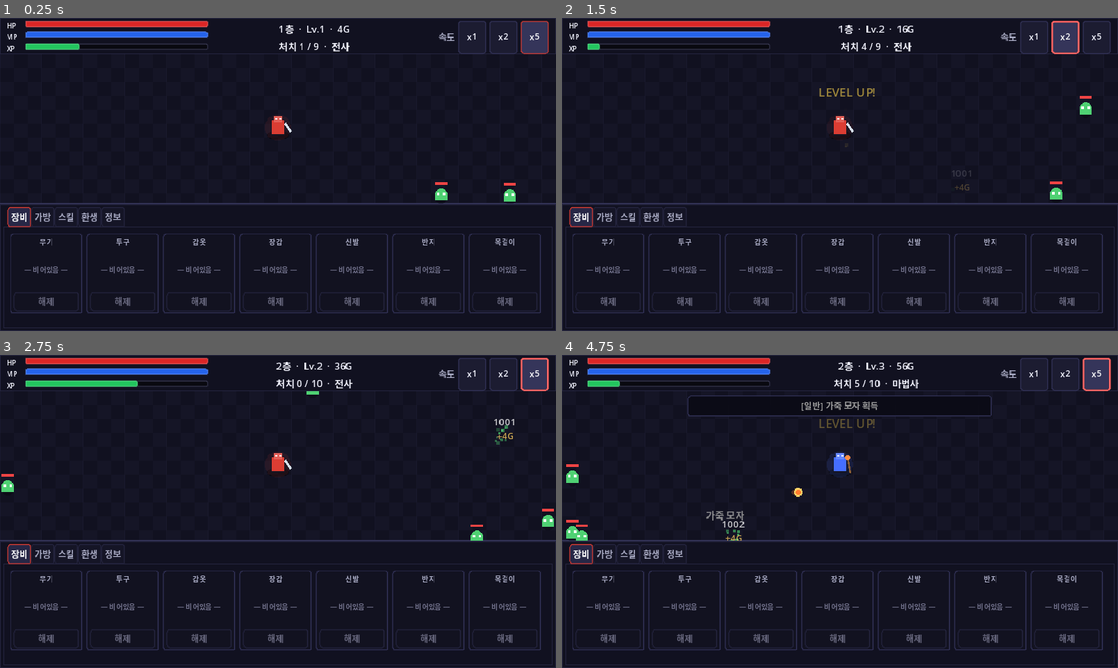
Above: before the commit, frames 1-4 (two rows, left to right).
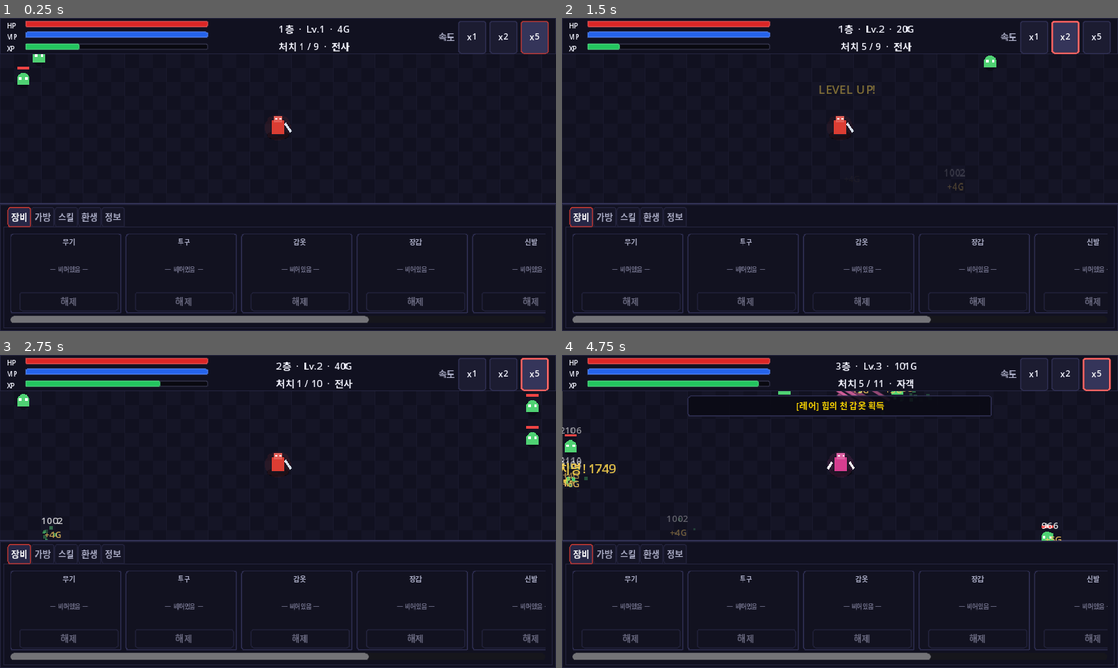
Above: after the commit, the same moments.

Repository: Dev-Gony/affix-zero
Game: Godot game, scene res://tests/smoke_test.tscn
Same seed, same stepped clock (60 frames per second), same inputs: the game is played once before the commit and once after it. This scene is started directly instead of the project's main scene.
Inputs:
- Up to frame 1 (0.25 s): no input
- Up to frame 2 (1.5 s): click "x1" at 0.5 s; click "x2" at 1.25 s
- Up to frame 3 (2.75 s): click "x5" at 2 s
- Up to frame 4 (4.75 s): click "x1" at 2.75 s; click "x2" at 3.5 s; click "x5" at 4.25 s

The runs differ from the first frame. In frame 1, 4.3% of the frame differs, in the area x 1-99%, y 11-98%; in frame 2, 4.5%; in frame 3, 4.8%; in frame 4, 6.7%, in the area x 0-99%, y 2-98%.

Commit message:
fix: harden saves and resource-driven progression

Diff:
--- a/scripts/autoloads/AudioManager.gd
+++ b/scripts/autoloads/AudioManager.gd
@@ -36,6 +36,8 @@
 		var path: String = BGM_PATHS[track_name]
 		if ResourceLoader.exists(path):
 			player.stream = load(path)
+			if player.stream is AudioStreamOggVorbis:
+				(player.stream as AudioStreamOggVorbis).loop = true
 		add_child(player)
 		_bgm_players[track_name] = player
 	for effect_name: String in SFX_PATHS:
--- a/scripts/autoloads/SaveManager.gd
+++ b/scripts/autoloads/SaveManager.gd
@@ -7,6 +7,7 @@
 const AUTOSAVE_INTERVAL: float = 30.0
 
 var _last_autosave_msec: int = 0
+var persistence_enabled: bool = true
 
 
 func _ready() -> void:
@@ -23,6 +24,8 @@
 
 
 func save_game(data: Dictionary = {}) -> Error:
+	if not persistence_enabled:
+		return OK
 	var save_data: Dictionary = data if not data.is_empty() else GameManager.to_save_dict()
 	var save_file := FileAccess.open(SAVE_PATH, FileAccess.WRITE)
 	if save_file == null:
@@ -47,6 +50,7 @@
 	if parsed_data is Dictionary:
 		var data: Dictionary = parsed_data as Dictionary
 		GameManager.apply_save_dict(data)
+		RebirthManager.sync_unlocked_classes()
 		load_completed.emit(true)
 		return data
 
@@ -58,3 +62,8 @@
 func _notification(what: int) -> void:
 	if what == NOTIFICATION_WM_CLOSE_REQUEST:
 		save_game()
+
+
+func set_persistence_enabled(enabled: bool) -> void:
+	persistence_enabled = enabled
+	_last_autosave_msec = Time.get_ticks_msec()
--- a/scripts/progression/RebirthManager.gd
+++ b/scripts/progression/RebirthManager.gd
@@ -3,14 +3,7 @@
 signal rebirth_completed(new_count: int)
 signal permanent_upgrade_purchased(stat_name: String)
 
-const CLASS_UNLOCKS: Dictionary = {
-	"warrior": 0,
-	"mage": 0,
-	"knight": 2,
-	"sage": 4,
-	"assassin": 6,
-	"saint": 10,
-}
+const CLASS_RESOURCE_DIRECTORY: String = "res://resources/classes/"
 
 
 func required_level() -> int:
@@ -31,7 +24,7 @@
 	var reward: int = reward_points()
 	GameManager.rebirth_count += 1
 	GameManager.rebirth_points += reward
-	_update_unlocked_classes()
+	sync_unlocked_classes()
 	GameManager.reset_run_progress()
 	GameManager.recalculate_stats(false)
 	rebirth_completed.emit(GameManager.rebirth_count)
@@ -55,7 +48,13 @@
 	return pow(1.1, GameManager.rebirth_count)
 
 
-func _update_unlocked_classes() -> void:
-	for class_id: String in CLASS_UNLOCKS:
-		if GameManager.rebirth_count >= int(CLASS_UNLOCKS[class_id]) and not GameManager.unlocked_classes.has(class_id):
-			GameManager.unlocked_classes.append(class_id)
+func sync_unlocked_classes() -> void:
+	for file_name: String in DirAccess.get_files_at(CLASS_RESOURCE_DIRECTORY):
+		if not file_name.ends_with(".tres"):
+			continue
+		var resource: Resource = load(CLASS_RESOURCE_DIRECTORY + file_name)
+		if not resource is ClassData:
+			continue
+		var class_data := resource as ClassData
+		if GameManager.rebirth_count >= class_data.unlock_rebirths and not GameManager.unlocked_classes.has(class_data.id):
+			GameManager.unlocked_classes.append(class_data.id)
--- a/scripts/ui/GameUI.gd
+++ b/scripts/ui/GameUI.gd
@@ -317,12 +317,20 @@
 	for slot: String in GameManager.EQUIPMENT_SLOTS:
 		var item: Dictionary = GameManager.equipment.get(slot, {})
 		var card := PanelContainer.new()
-		card.custom_minimum_size = Vector2(83, 92)
+		card.custom_minimum_size = Vector2(128, 92)
 		var border_color := Color("34345b") if item.is_empty() else Color.from_string(String(item.get("rarity_color", "ffffff")), Color.WHITE)
 		card.add_theme_stylebox_override("panel", _style_box(Color("121220"), border_color, 1, 2))
+		var card_row := HBoxContainer.new()
+		card_row.add_theme_constant_override("separation", 3)
+		card.add_child(card_row)
+		var equipped_marker := ColorRect.new()
+		equipped_marker.custom_minimum_size = Vector2(3, 0)
+		equipped_marker.color = COLOR_GREEN if not item.is_empty() else Color(0, 0, 0, 0)
+		card_row.add_child(equipped_marker)
 		var content := VBoxContainer.new()
+		content.size_flags_horizontal = Control.SIZE_EXPAND_FILL
 		content.add_theme_constant_override("separation", 2)
-		card.add_child(content)
+		card_row.add_child(content)
 		var slot_label := Label.new()
 		slot_label.text = String(SLOT_NAMES.get(slot, slot))
 		slot_label.horizontal_alignment = HORIZONTAL_ALIGNMENT_CENTER
@@ -334,12 +342,15 @@
 		item_label.horizontal_alignment = HORIZONTAL_ALIGNMENT_CENTER
 		item_label.vertical_alignment = VERTICAL_ALIGNMENT_CENTER
 		item_label.autowrap_mode = TextServer.AUTOWRAP_WORD_SMART
-		item_label.add_theme_font_size_override("font_size", 8)
+		item_label.add_theme_font_size_override("font_size", 7)
 		if item.is_empty():
 			item_label.text = "— 비어있음 —"
 			item_label.add_theme_color_override("font_color", Color("70708a"))
 		else:
-			item_label.text = "%s\niLv.%d\n%s" % [String(item.get("name", "")), int(item.get("item_level", 1)), _compact_stats(item)]
+			item_label.text = "[%s] %s\n%s · iLv.%d\n%s" % [
+				String(item.get("rarity_name", "")), String(item.get("name", "")),
+				String(SLOT_NAMES.get(slot, slot)), int(item.get("item_level", 1)), _compact_stats(item, true)
+			]
 			item_label.tooltip_text = _format_item_details(item)
 			item_label.add_theme_color_override("font_color", border_color)
 		content.add_child(item_label)
--- a/tests/smoke_test.gd
+++ b/tests/smoke_test.gd
@@ -4,6 +4,9 @@
 
 
 func _ready() -> void:
+	# Rebirth saves immediately in normal play. Disable persistence so this test never
+	# overwrites a developer's real user://save.json file.
+	SaveManager.set_persistence_enabled(false)
 	call_deferred("_run")
 
 
@@ -14,6 +17,7 @@
 
 
 func _run() -> void:
+	seed(20260924)
 	var main_scene: PackedScene = load("res://scenes/main.tscn")
 	var main: Node = main_scene.instantiate()
 	get_tree().root.add_child(main)
@@ -35,21 +39,28 @@
 
 	var battle: BattleManager = main.get_node("BattleArea")
 	_check(battle != null, "BattleManager scene is available")
+	_check(battle._enemy_resources.size() == 8, "All eight enemy resources load")
 	_check(int(GameManager.statistics.get("total_kills", 0)) > 0, "Automatic combat defeats enemies")
 	_check(GameManager.floor > 1, "Kill target advances the floor")
 	_check(main.get_node("UILayer/GameUI") != null, "Game UI is available")
 
 	for class_id: String in ["warrior", "mage", "knight", "sage", "assassin", "saint"]:
 		var class_data: ClassData = load("res://resources/classes/%s.tres" % class_id)
+		_check(class_data != null, "%s class resource loads" % class_id)
 		GameManager.select_class(class_data)
 		GameManager.class_base_stats["atk"] = 999
 		GameManager.recalculate_stats()
 		await get_tree().process_frame
+		var visuals_before: int = battle.effects._rings.size() + battle.effects._lines.size() + battle.projectiles_root.get_child_count()
 		battle._perform_auto_skill()
-		await get_tree().create_timer(0.8).timeout
-	_check(true, "All six class skills execute")
+		var visuals_after: int = battle.effects._rings.size() + battle.effects._lines.size() + battle.projectiles_root.get_child_count()
+		_check(visuals_after > visuals_before, "%s skill creates a visual effect" % class_id)
+		await get_tree().create_timer(0.2).timeout
 
 	var generated_item: Dictionary = LootManager._generator.generate_item(20, 3)
+	_check(LootManager._generator._item_bases.size() == 29, "All 29 item bases load")
+	_check(LootManager._generator._affixes.size() == 10, "All ten affixes load")
+	_check(LootManager._generator._rarities.size() == 5, "All five rarities load")
 	_check(not generated_item.is_empty(), "Item generator creates an item")
 	_check(generated_item.has("affixes") and generated_item.has("base_stats"), "Generated item is fully serializable")
 	GameManager.inventory.clear()
@@ -71,6 +82,11 @@
 	_check(GameManager.rebirth_count == previous_rebirths + 1, "Rebirth count increases")
 	_check(GameManager.game_state == GameManager.GameState.CLASS_SELECTION, "Rebirth returns to class selection")
 
+	GameManager.rebirth_count = 10
+	GameManager.unlocked_classes = ["warrior", "mage"]
+	RebirthManager.sync_unlocked_classes()
+	_check(GameManager.unlocked_classes.size() == 6, "Class resources drive all rebirth unlocks")
+
 	GameManager.set_speed_multiplier(1.0)
 	if _failures.is_empty():
 		print("SMOKE TEST PASSED: combat, loot, equipment, save serialization, rebirth, and UI")
Not shown, changed: README.md
